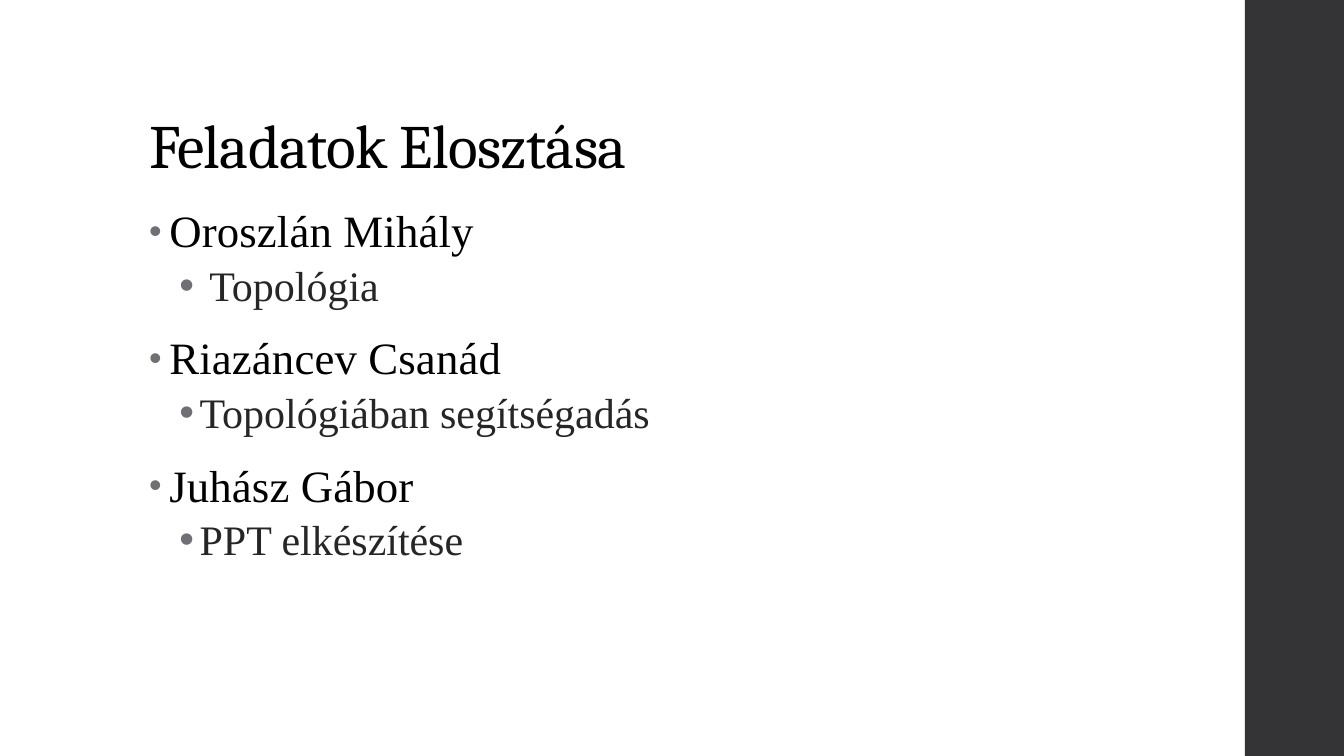
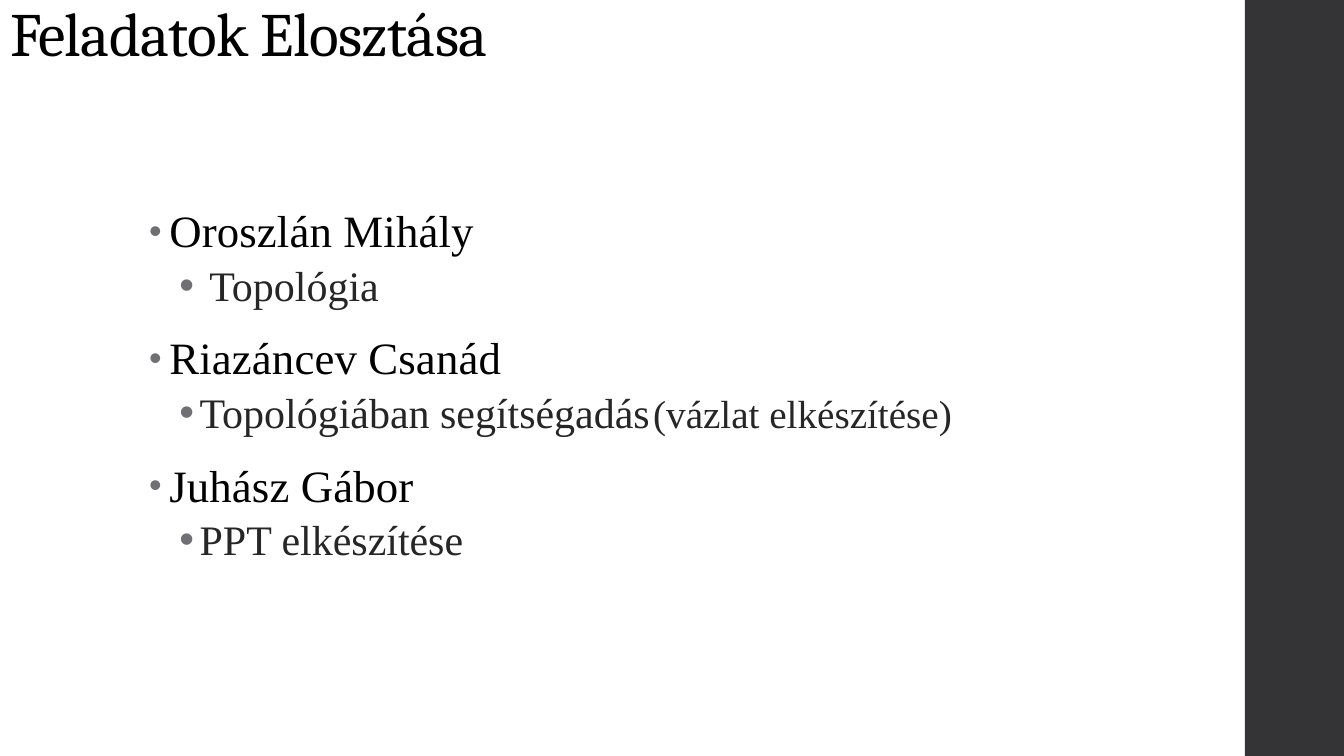
Before and after one commit to OsziMisi/Turros-elelmiszerlanc, a slide deck: slide 2 of Projekt.pptx. Drawn at 1344x756 pixels with LibreOffice and Linux fonts; fonts in the diff are those of the drawing. Boxes give left, top, right and bottom in pixels: in the first picture for what was removed or moved away, otherwise in the second. Text is boxed around its words. In the diff, an @@ line names an element or a change of style, - is before the commit and + after.

Commit message:
PPT update

```diff
--- a/Projekt.pptx
+++ b/Projekt.pptx
@@ title "Feladatok Elosztása": place and size @@
-title "Feladatok Elosztása" at (149, 124, 627, 169)
+title "Feladatok Elosztása" at (10, 12, 488, 57)
@@ text at (200, 398, 952, 436): text changed @@
-  • Topológiában segítségadás
+  • Topológiában segítségadás (vázlat elkészítése)
```
Also in this commit, not shown: 4 other slides changed, 1 slide added, 1 slide removed.
